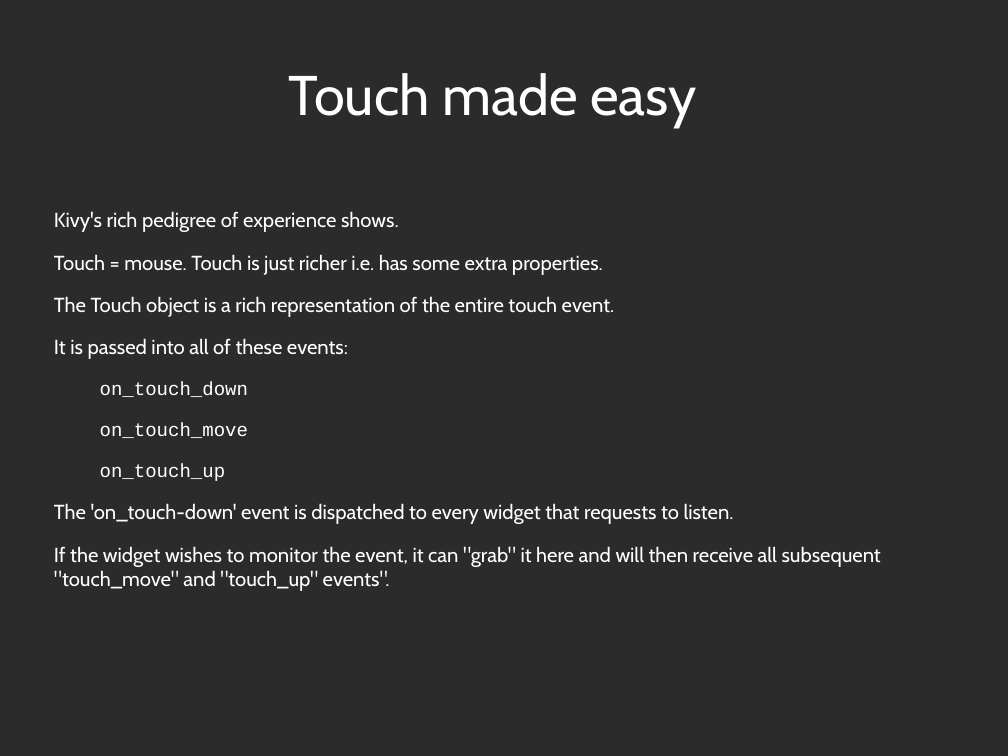
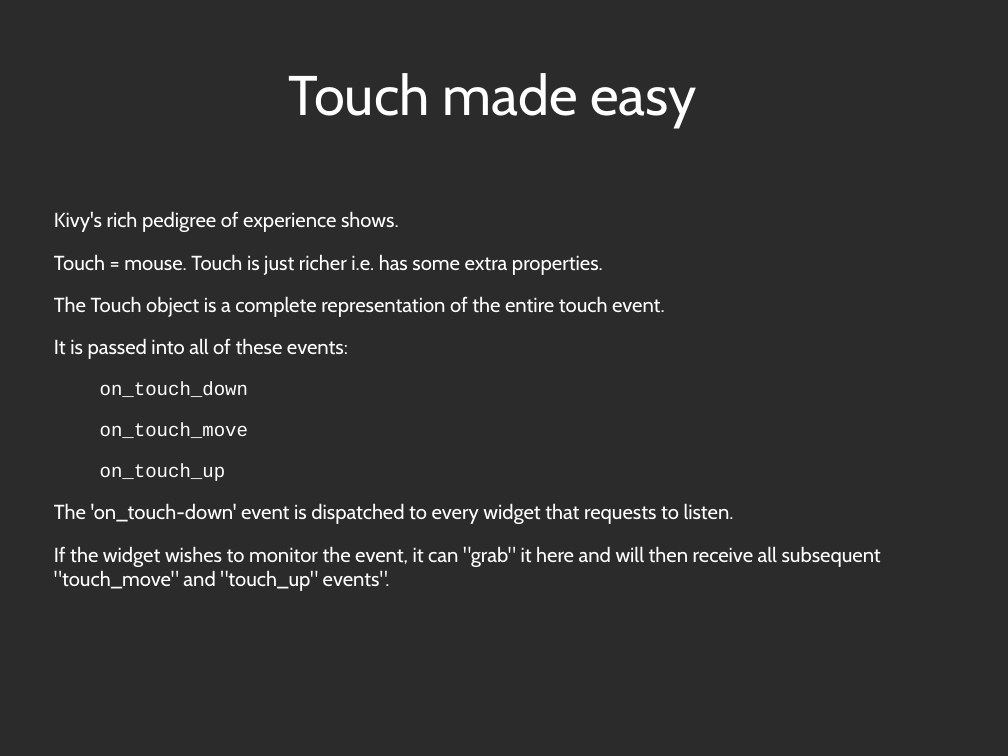
Before and after one commit to Zen-CODE/kivybits, a slide deck: slide 19 of PyCon/ZA 2013/PyCon.odp. Drawn at 1008x756 pixels with LibreOffice and Linux fonts; fonts in the diff are those of the drawing; background and template pictures are left out; a plain dark background stands for a picture behind light text. Boxes give left, top, right and bottom in pixels: in the first picture for what was removed or moved away, otherwise in the second. Text is boxed around its words. In the diff, an @@ line names an element or a change of style, - is before the commit and + after.

```diff
--- a/PyCon/ZA 2013/PyCon.odp
+++ b/PyCon/ZA 2013/PyCon.odp
@@ text at (54,296,665,317): text changed @@
-The Touch object is a rich representation of the entire touch event.
+The Touch object is a complete representation of the entire touch event.
```
Also in this commit, not shown: 1 other slide changed, 1 other file.
